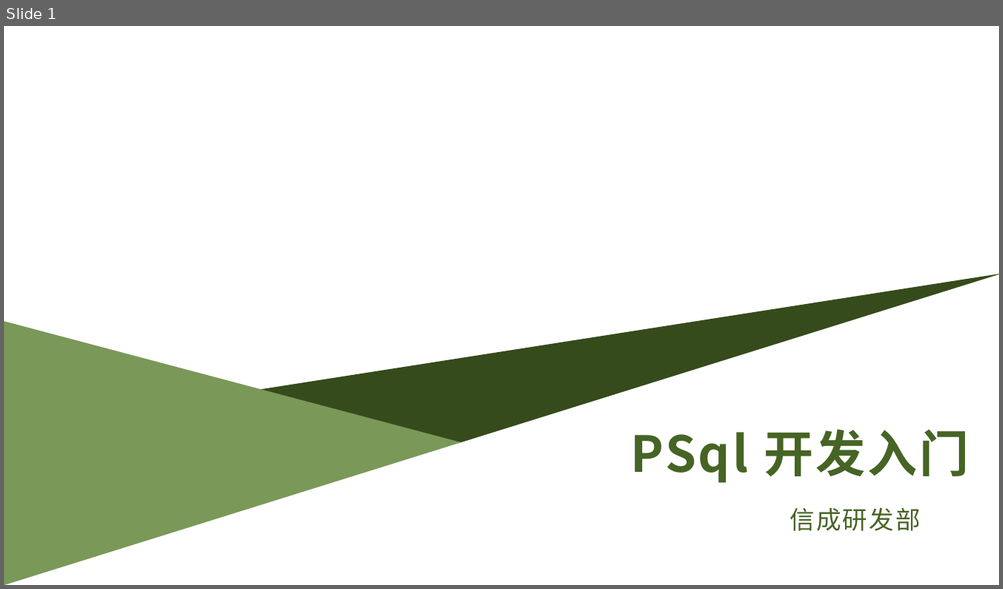
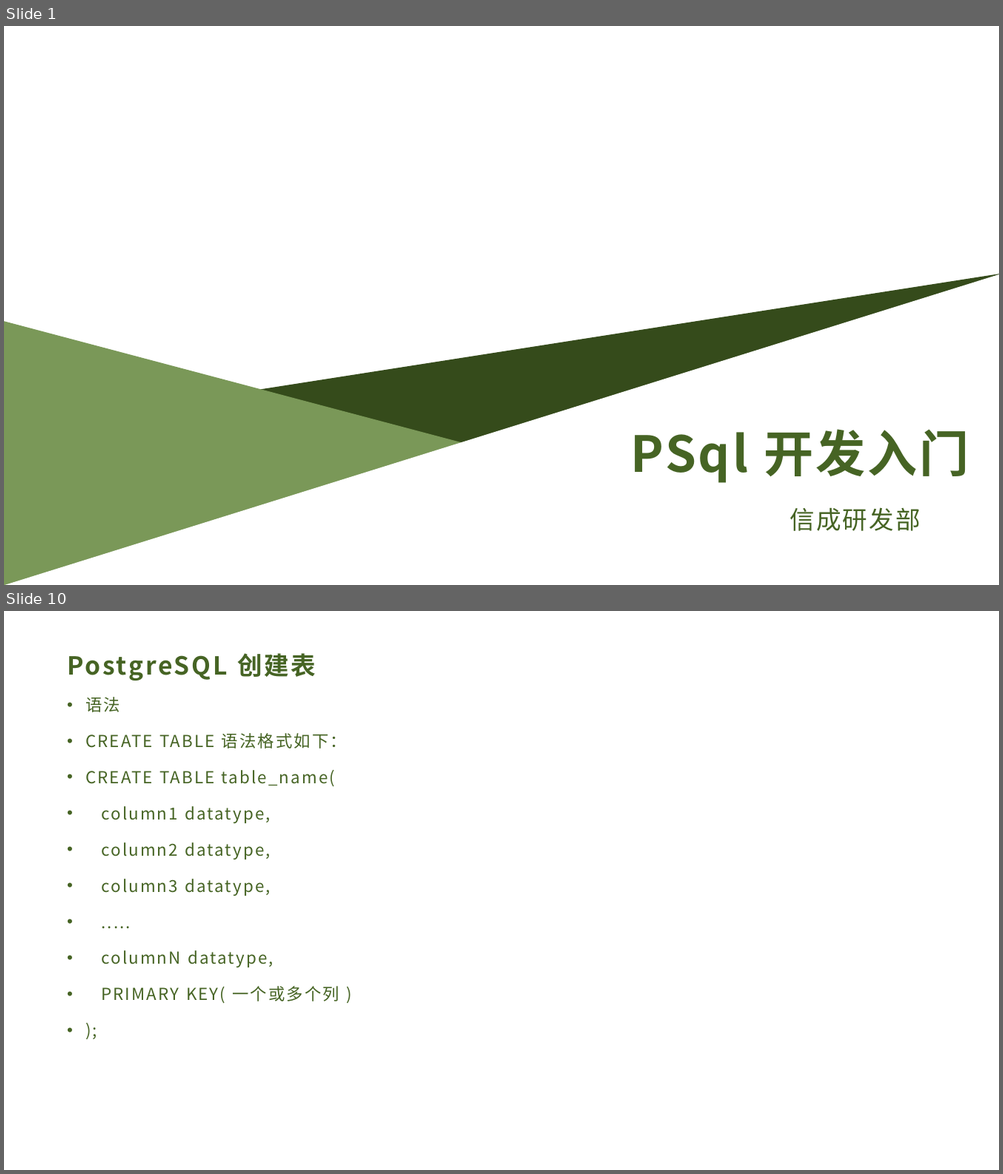
Before and after one commit to dyg540/cpp-study-2020, a slide deck: PSql入门.pptx. Shown one above the other, each under a label of ours: slide 1 before the commit, slides 1 and 10 after it; the slides between them are not shown. The pictures are 1003x589 and 1003x1174 pixels, drawn with LibreOffice and Linux fonts; fonts in the diff are those of the drawing; background and template pictures are left out. Boxes give left, top, right and bottom in pixels: in the first picture for what was removed or moved away, otherwise in the second. Text is boxed around its words. In the diff, an @@ line names an element or a change of style, - is before the commit and + after.

```diff
--- a/PSql入门.pptx
+++ b/PSql入门.pptx
@@ slide 10 added at (4,611,999,1170), background #FFFFFF @@
@@ title added at (67,653,316,681), 24 pt, text #466424, bold @@
+PostgreSQL 创建表
@@ text added at (85,697,347,1004), 16 pt, text #466424 @@
+• 语法
+• CREATE TABLE 语法格式如下：
+• CREATE TABLE table_name(
+• column1 datatype,
+• column2 datatype,
+• column3 datatype,
+• .....
+• columnN datatype,
+• PRIMARY KEY( 一个或多个列 )
+• );
```
Also in this commit, not shown: 1 slide changed, 15 other slides added, 1 slide removed, 3 other files.
